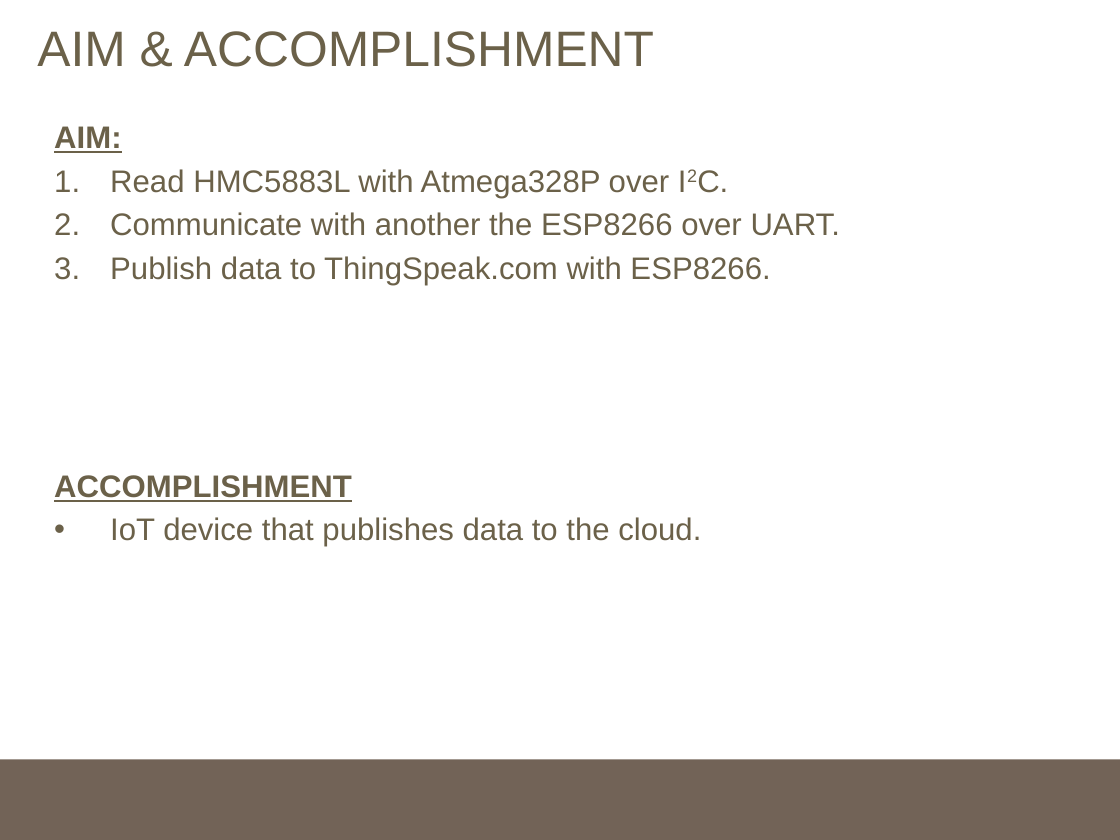
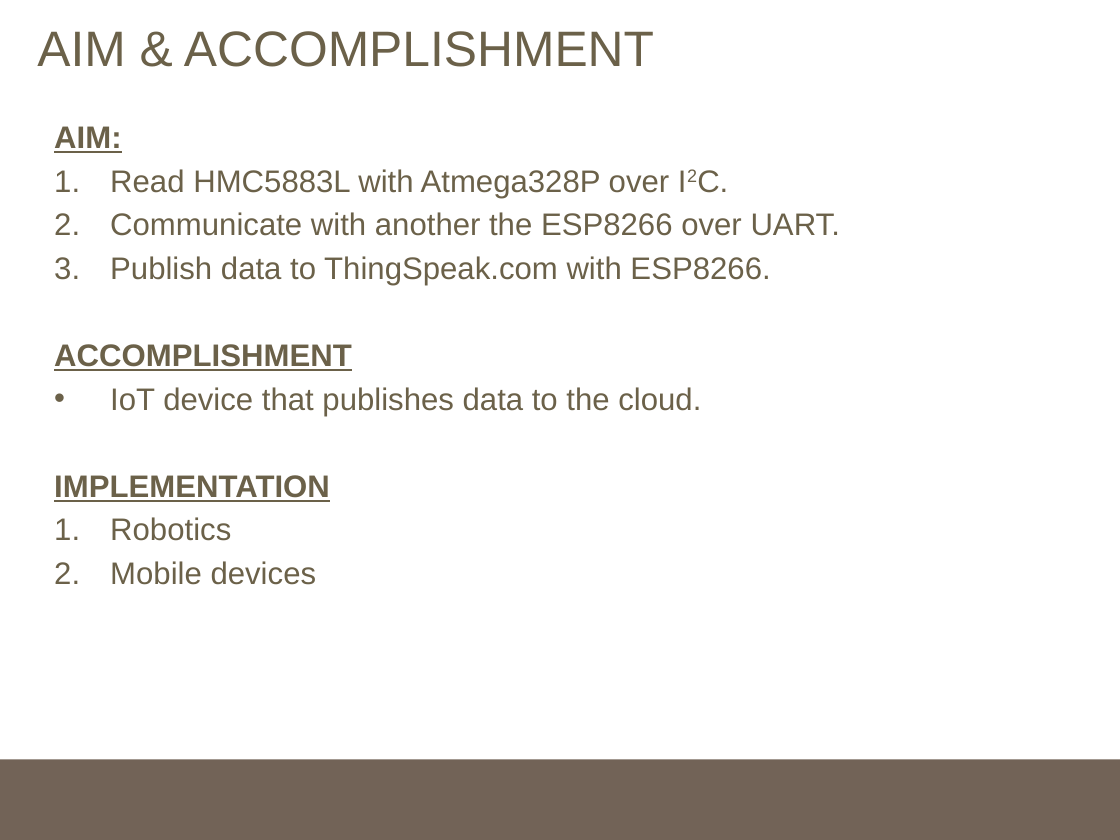
Before and after one commit to martinjaime/CpE301_FinalProject, a slide deck: slide 2 of CpE301_presentation.pptx. Drawn at 1120x840 pixels with LibreOffice and Linux fonts; fonts in the diff are those of the drawing. Boxes give left, top, right and bottom in pixels: in the first picture for what was removed or moved away, otherwise in the second. Text is boxed around its words. In the diff, an @@ line names an element or a change of style, - is before the commit and + after.

```diff
--- a/CpE301_presentation.pptx
+++ b/CpE301_presentation.pptx
@@ text at bbox=[54, 475, 330, 585]: paragraphs added @@
+IMPLEMENTATION
+1. Robotics
+2. Mobile devices
```
Also in this commit, not shown: 2 other slides changed, 1 other file.
